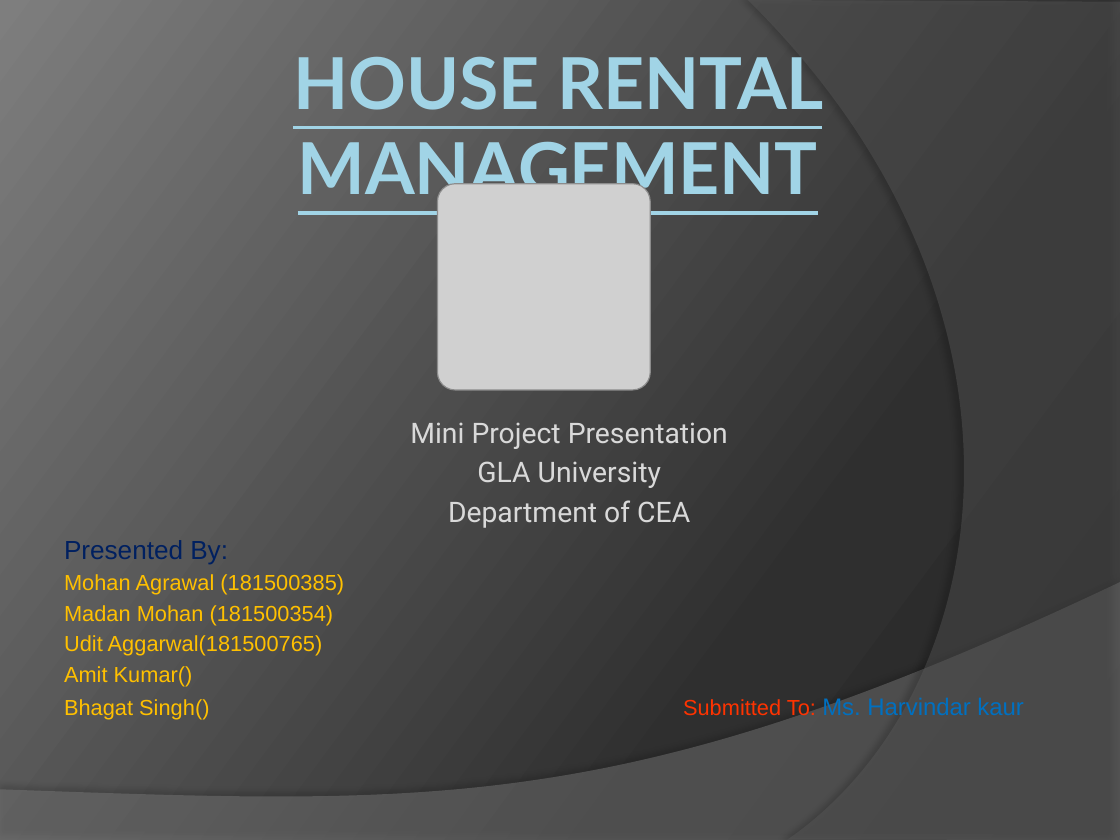
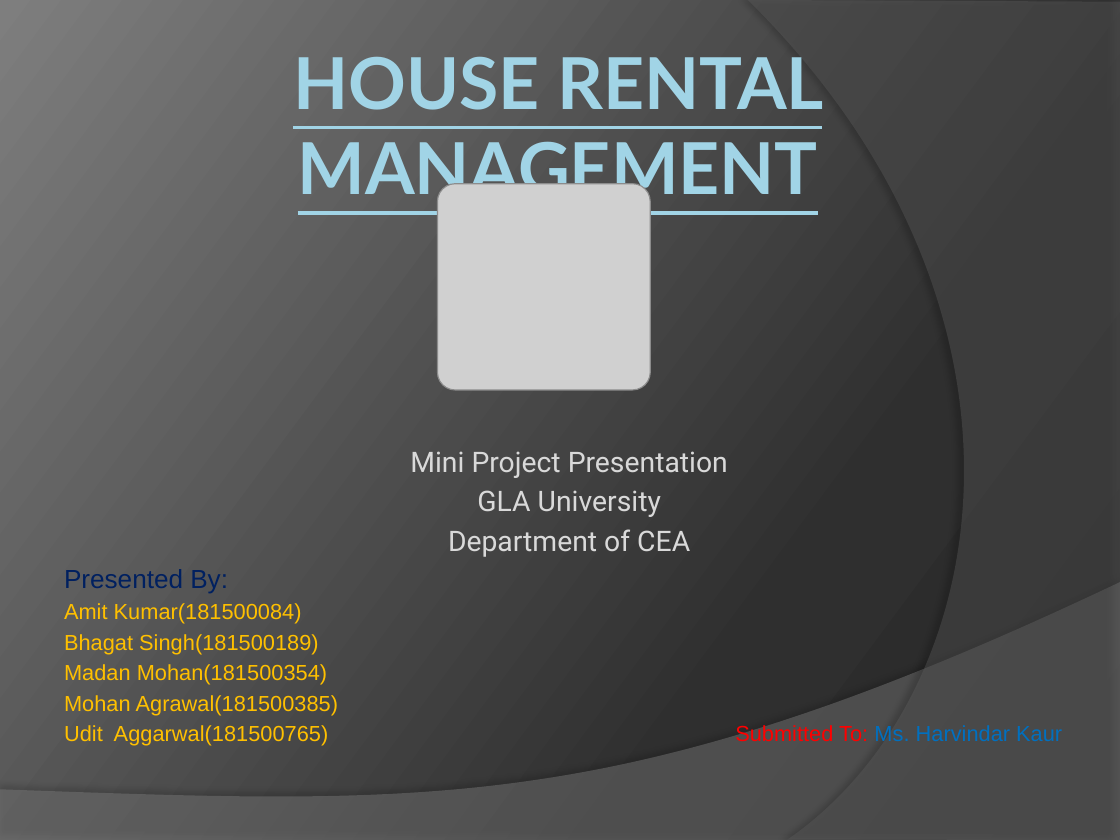
Before and after one commit to madan-mohan123/MiniProject-sem05, a slide deck: slide 1 of presentation/mini-project-presentation.pptx. Drawn at 1120x840 pixels with LibreOffice and Linux fonts; fonts in the diff are those of the drawing; grey boxes stand for pictures. Boxes give left, top, right and bottom in pixels: in the first picture for what was removed or moved away, otherwise in the second. Text is boxed around its words. In the diff, an @@ line names an element or a change of style, - is before the commit and + after.

```diff
--- a/presentation/mini-project-presentation.pptx
+++ b/presentation/mini-project-presentation.pptx
@@ subtitle at box(64, 603, 1062, 746): text changed @@
-Mohan Agrawal (181500385)
-Madan Mohan (181500354)
-Udit Aggarwal(181500765)
-Amit Kumar()
-Bhagat Singh() Submitted To: Ms. Harvindar kaur
+Amit Kumar(181500084)
+Bhagat Singh(181500189)
+Madan Mohan(181500354)
+Mohan Agrawal(181500385)
+Udit Aggarwal(181500765) Submitted To: Ms. Harvindar Kaur
```
Also in this commit, not shown: 7 other slides changed.
